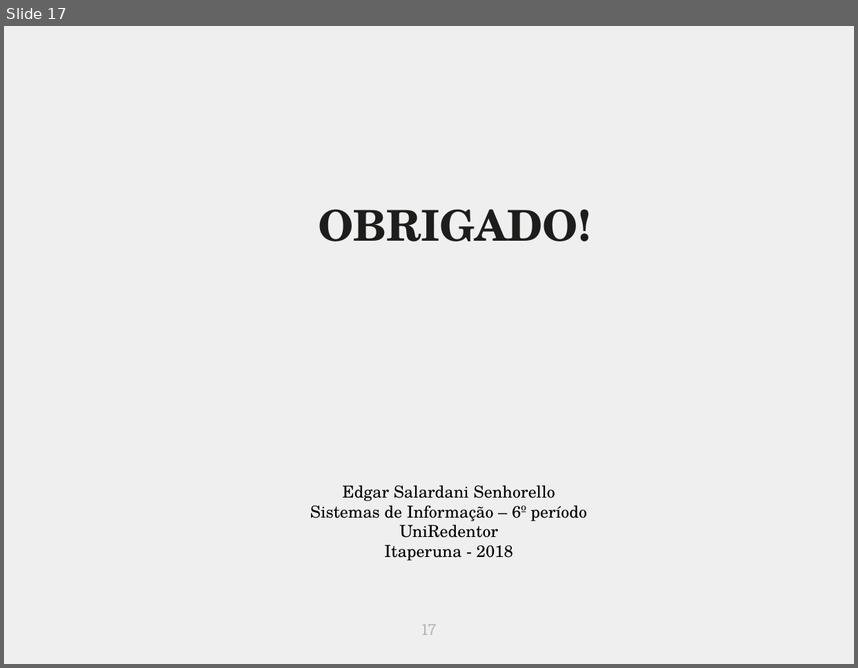
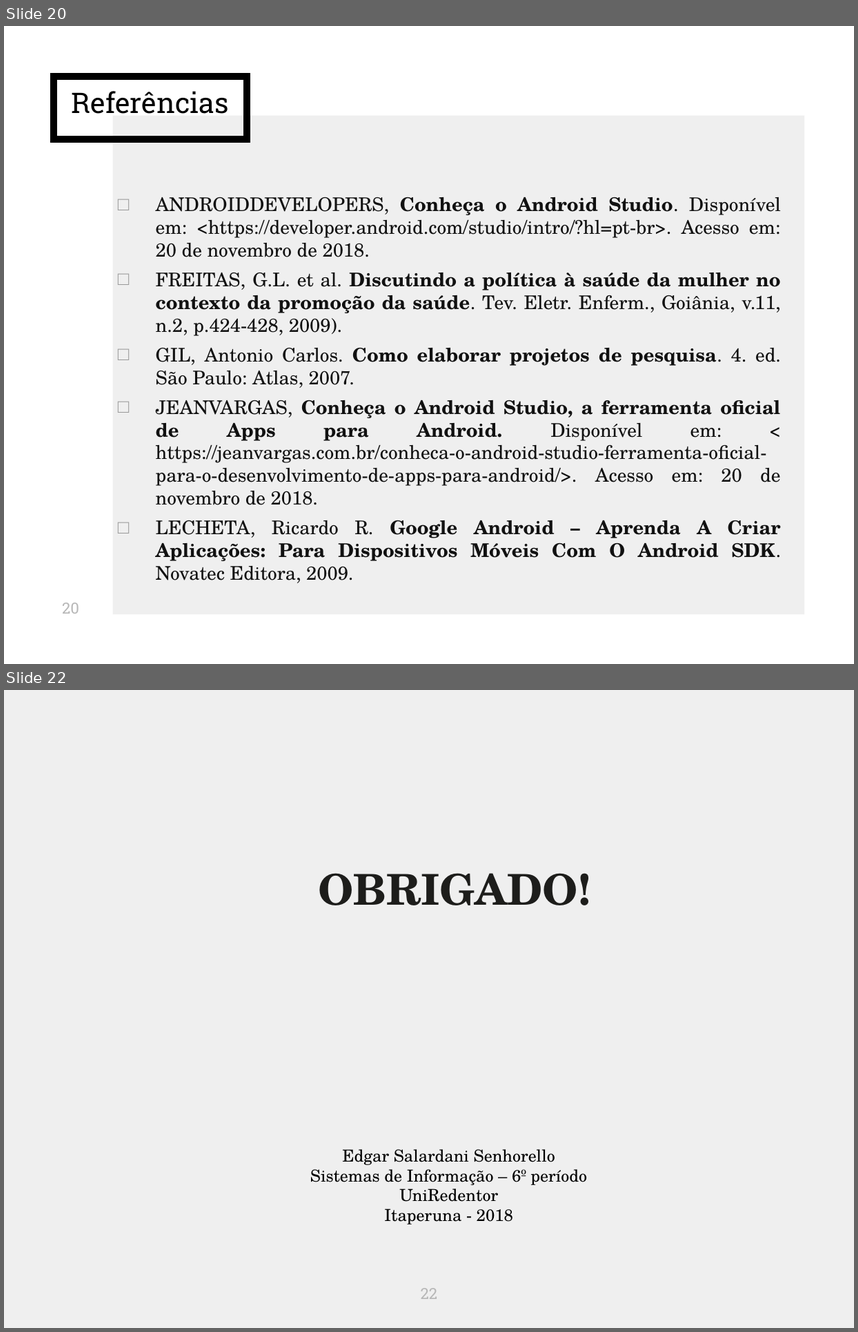
Before and after one commit to edgarssenhorello/Projetos, a slide deck: apresentação dica de lingerie.pptx. Shown one above the other, each under a label of ours: slide 17 before the commit, slides 20 and 22 after it; the slides between them are not shown. The pictures are 858x668 and 858x1332 pixels, drawn with LibreOffice and Linux fonts; fonts in the diff are those of the drawing. Boxes give left, top, right and bottom in pixels: in the first picture for what was removed or moved away, otherwise in the second. Text is boxed around its words. In the diff, an @@ line names an element or a change of style, - is before the commit and + after.

Commit message:
Apresentação final Dica de Lingerie
Pré projeto

```diff
--- a/apresentação dica de lingerie.pptx
+++ b/apresentação dica de lingerie.pptx
@@ slide 20 added at [4, 26, 854, 664], background #FFFFFF @@
@@ title added at [53, 76, 246, 139], outline #000000 6 pt, 24 pt, text #000000 @@
+Referências
@@ rectangle added at [113, 115, 805, 613], fill #EFEFEF @@
@@ text added at [156, 197, 781, 583], 16 pt, text #111111 @@
+□ ANDROIDDEVELOPERS, Conheça o Android Studio. Disponível em: <https://developer.android.com/studio/intro/?hl=pt-br>. Acesso em: 20 de novembro de 2018.
+□ FREITAS, G.L. et al. Discutindo a política à saúde da mulher no contexto da promoção da saúde. Tev. Eletr. Enferm., Goiânia, v.11, n.2, p.424-428, 2009).
+□ GIL, Antonio Carlos. Como elaborar projetos de pesquisa. 4. ed. São Paulo: Atlas, 2007.
+□ JEANVARGAS, Conheça o Android Studio, a ferramenta oficial de Apps para Android. Disponível em: < https://jeanvargas.com.br/conheca-o-android-studio-ferramenta-oficial-para-o-desenvolvimento-de-apps-para-android/>. Acesso em: 20 de novembro de 2018.
+□ LECHETA, Ricardo R. Google Android – Aprenda A Criar Aplicações: Para Dispositivos Móveis Com O Android SDK. Novatec Editora, 2009.
@@ page number added at [62, 602, 79, 613], 13 pt, text #B7B7B7 @@
+20
@@ what was slide 17 is now slide 22 @@
@@ page number at [421, 1288, 438, 1299]: text changed @@
-17
+22
```
Also in this commit, not shown: 14 slides changed, 6 other slides added, 2 slides removed.
